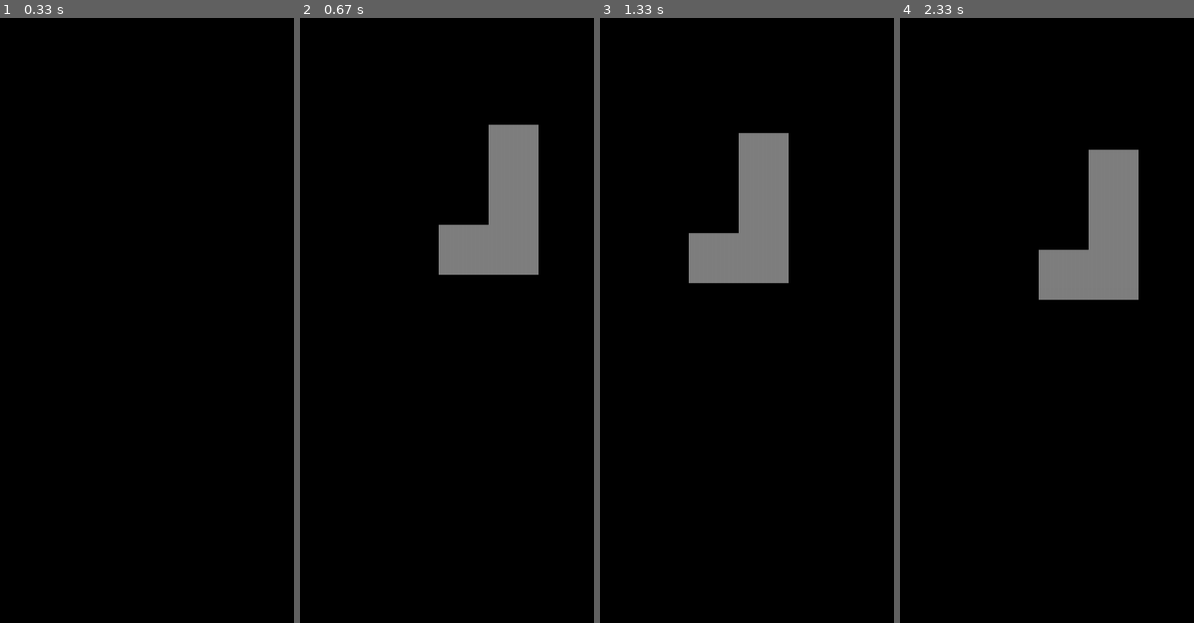
Above: before the commit, frames 1-4 (left to right).
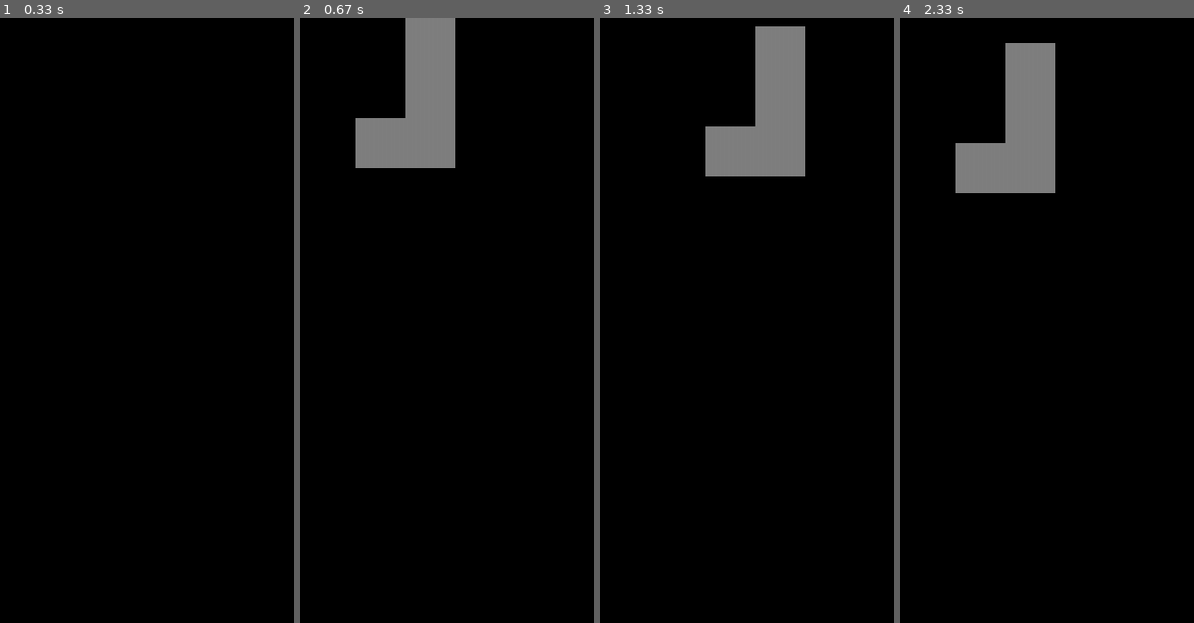
Above: after the commit, the same moments.

Repository: coolryan/TetrisGameWithPygame
Game: pygame game, started from src/main.py
The game is run twice, just before and just after one commit, with the same random seed, the same clock (stepped at 60 frames per second) and the same inputs.
Inputs:
- Up to frame 1 (0.33 s): no input
- Up to frame 2 (0.67 s): hold Right from 0.33 s (still down)
- Up to frame 3 (1.33 s): release Right at 0.8 s
- Up to frame 4 (2.33 s): hold Left 1.33-1.93 s; hold Down from 1.97 s (still down)

Frame 1 is identical in both runs. In frame 2, 11% of the frame differs, in the area x 18-82%, y 0-43%; in frame 3, 8.9%; in frame 4, 11%.

Commit message:
Fix movements

Diff:
--- a/src/Figure.py
+++ b/src/Figure.py
@@ -114,11 +114,10 @@
 		coordListTemp = []
 
 		for coord in self.coordList:
-			coordListTemp.append((coord[0]+diff, coord[1]))
+			coordListTemp.append((coord[0]-diff, coord[1]))
 
 		self.coordList = coordListTemp
 
-		print(f"set x: {self.x}")
 
 	def setY(self, y):
 		diff = self.y - y
@@ -126,11 +125,10 @@
 		coordListTemp = []
 
 		for coord in self.coordList:
-			coordListTemp.append((coord[0], coord[1]+diff))
+			coordListTemp.append((coord[0], coord[1]-diff))
 
 		self.coordList = coordListTemp
 
-		print(f"set y: {self.y}")
 
 	# get left method
 	def getLeft(self):
--- a/src/Tetris.py
+++ b/src/Tetris.py
@@ -41,8 +41,6 @@
 
 		self.figures.append(nextFig)
 
-		print(f"\nnew figure's x:{nextFig.x}, y:{nextFig.y}")
-
 	def getActiveFigure(self):
 		for fig in self.figures:
 			if fig.isActive:
@@ -63,7 +61,7 @@
 		for fig in self.figures:
 			if fig.state == "start":
 				moveAmount = self.speed if (self.height - fig.getBottom()) >= self.speed else (self.height - fig.getBottom())
-				fig.setY(fig.y-moveAmount)
+				fig.setY(fig.y+moveAmount)
 
 			if fig.getBottom() >= self.height:
 				fig.state = "stop"
@@ -88,7 +86,7 @@
 		for fig in self.figures:
 			if fig.isActive and fig.getBottom() <= self.height:
 				moveAmount = fig.height if (self.height - fig.getBottom()) >= fig.height else (self.height - fig.getBottom())
-				fig.setY(fig.y-moveAmount)
+				fig.setY(fig.y+moveAmount)
 
 			if fig.getBottom() >= self.height:
 				fig.state = "stop"
